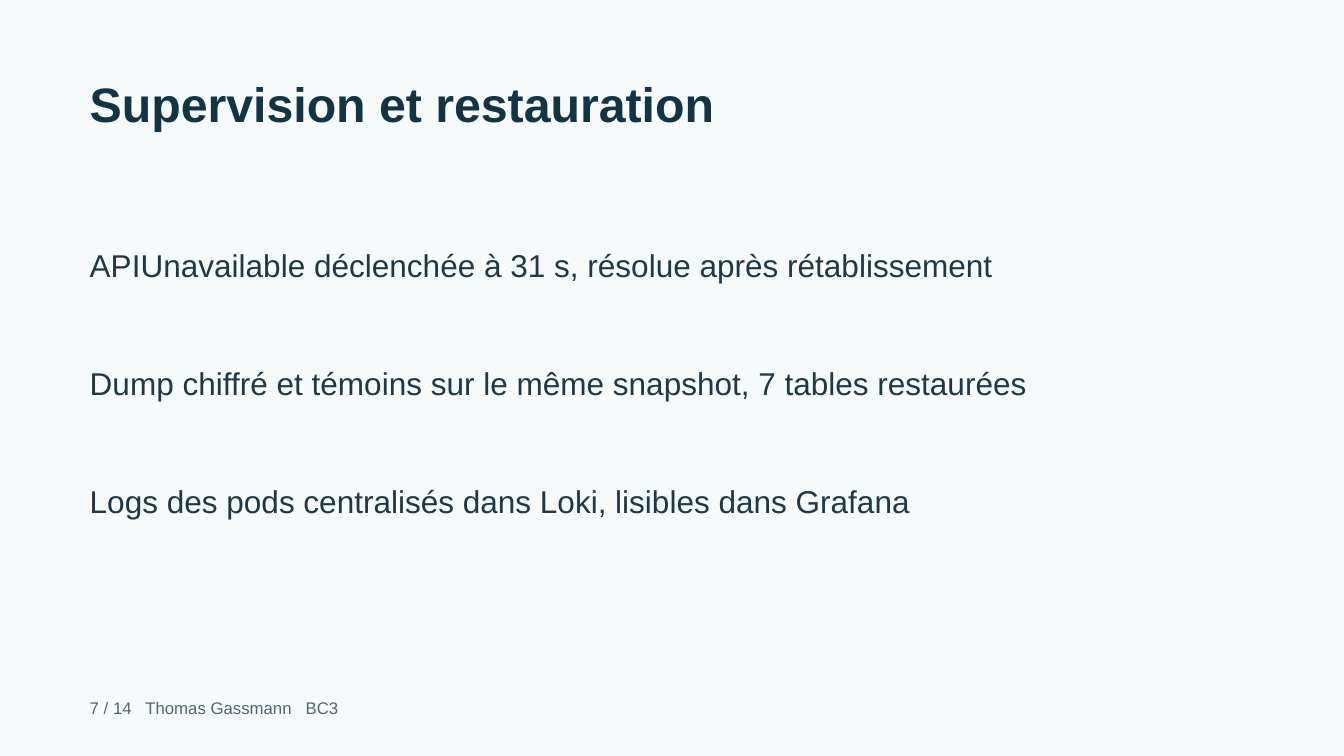
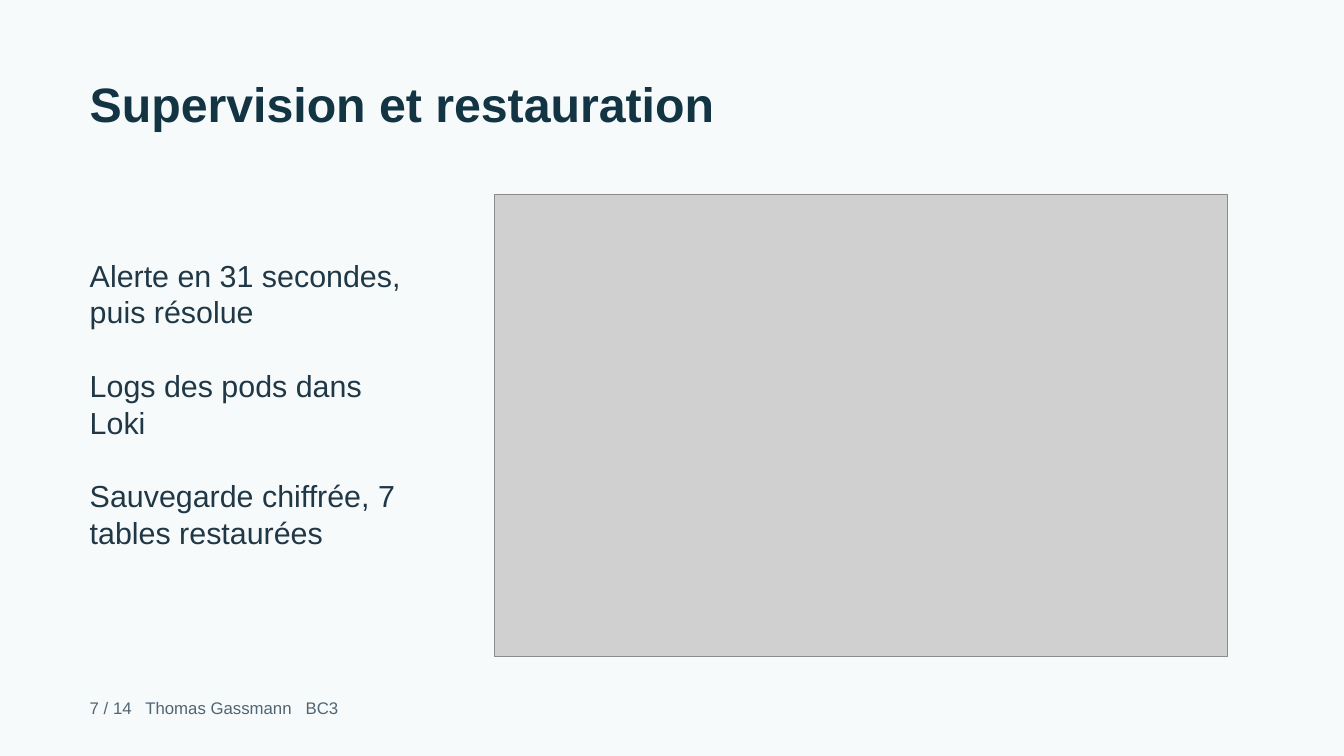
Before and after one commit to Thomasgsn/BC3-Cloud, a slide deck: slide 7 of output/presentations/soutenance-bc3-thomas-gassmann.pptx. Drawn at 1344x756 pixels with LibreOffice and Linux fonts; fonts in the diff are those of the drawing; grey boxes stand for pictures. Boxes give left, top, right and bottom in pixels: in the first picture for what was removed or moved away, otherwise in the second. Text is boxed around its words. In the diff, an @@ line names an element or a change of style, - is before the commit and + after.

Commit message:
docs(bc3): captures CI, charge et supervision dans le rapport et le support
Sept captures réelles (run GitHub Actions n°9, essai de charge, Grafana, Loki, règles Prometheus) avec manifeste ; deux pages de captures dans le PDF (15 pages) et deux diapositives illustrées.

```diff
--- a/output/presentations/soutenance-bc3-thomas-gassmann.pptx
+++ b/output/presentations/soutenance-bc3-thomas-gassmann.pptx
@@ picture added at box(495, 195, 1228, 656) @@
@@ text removed at box(90, 253, 992, 283) @@
-APIUnavailable déclenchée à 31 s, résolue après rétablissement
@@ text added at box(90, 265, 401, 329), 21.8 pt, text #203746 @@
+Alerte en 31 secondes, puis résolue
@@ text at box(90, 375, 362, 435): text changed; size 22.5 to 21.8 pt @@
-Logs des pods centralisés dans Loki, lisibles dans Grafana
+Logs des pods dans Loki
@@ text removed at box(90, 371, 1026, 401) @@
-Dump chiffré et témoins sur le même snapshot, 7 tables restaurées
@@ text added at box(90, 484, 395, 545), 21.8 pt, text #203746 @@
+Sauvegarde chiffrée, 7 tables restaurées
```
Also in this commit, not shown: 1 other slide changed, 18 other files.
